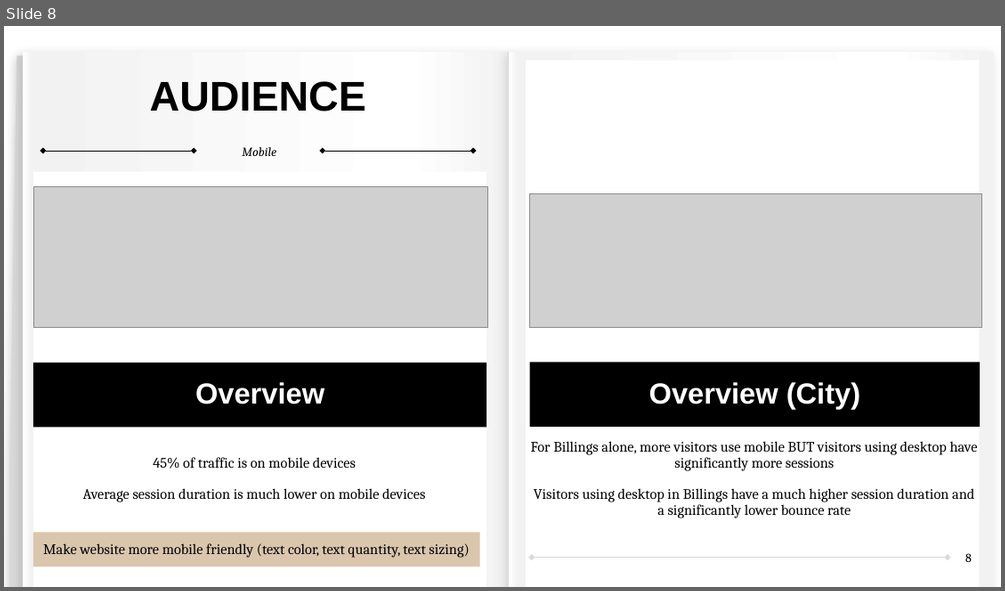
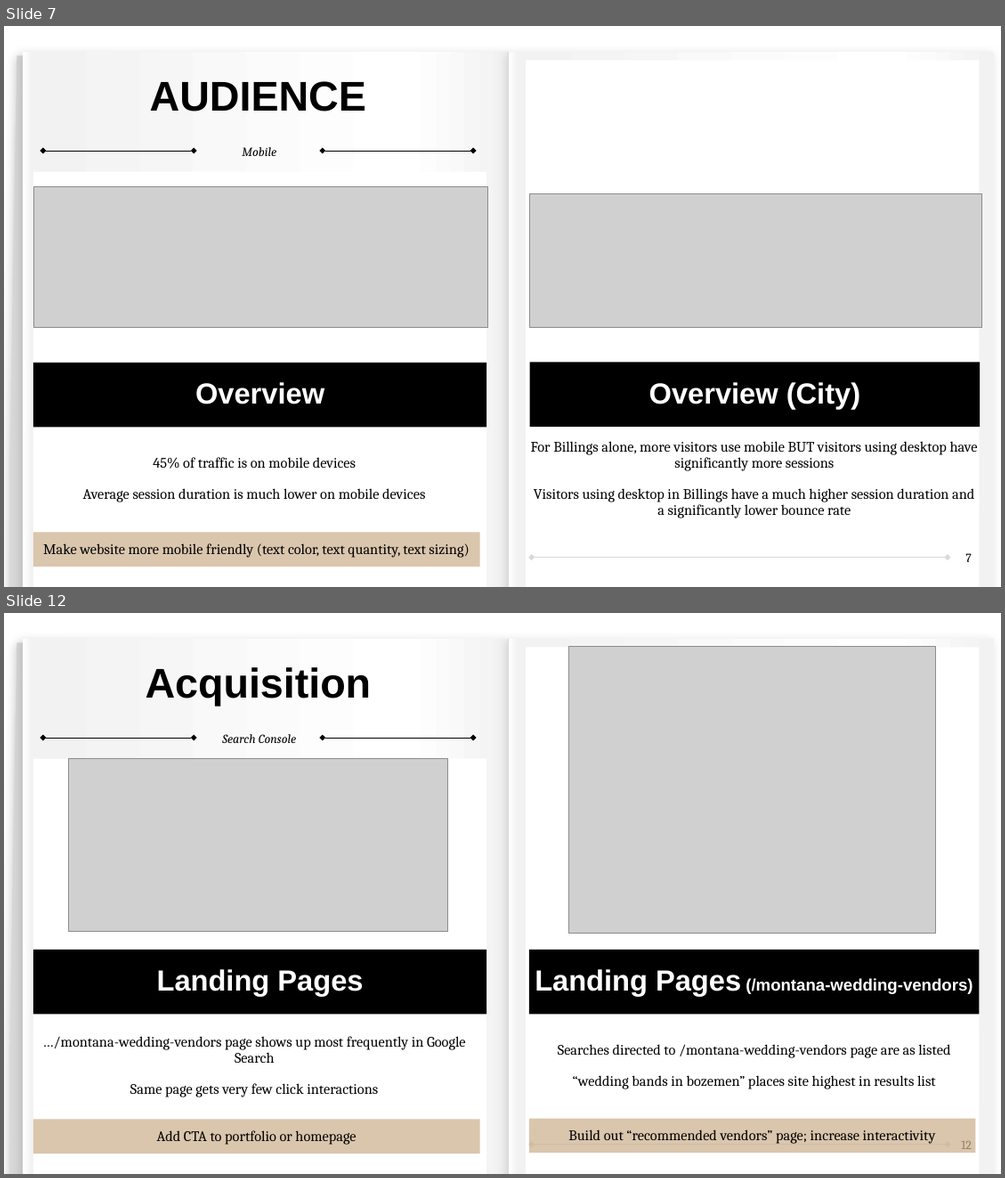
Before and after one commit to sibineejokela/Google_Analytics, a slide deck: Google_Analytics_ZJPhotography.pptx. Shown one above the other, each under a label of ours: slide 8 before the commit, slides 7 and 12 after it; the slides between them are not shown. The pictures are 1005x591 and 1005x1178 pixels, drawn with LibreOffice and Linux fonts; fonts in the diff are those of the drawing; grey boxes stand for pictures. Boxes give left, top, right and bottom in pixels: in the first picture for what was removed or moved away, otherwise in the second. Text is boxed around its words. In the diff, an @@ line names an element or a change of style, - is before the commit and + after.

Commit message:
added first draft details for acquisition

```diff
--- a/Google_Analytics_ZJPhotography.pptx
+++ b/Google_Analytics_ZJPhotography.pptx
@@ slide 12 added at [4,613,1001,1174], background #FFFFFF; not listed: 11 template elements that a slide beside it also shows @@
@@ picture added at [569,646,936,933] @@
@@ text added at [146,667,372,706], 40 pt, text #000000, bold @@
+Acquisition
@@ text added at [222,734,296,743], 12 pt, text #000000, italic @@
+Search Console
@@ picture added at [69,759,447,932] @@
@@ text added at [33,949,486,1013], fill #000000, 28 pt, text #FFFFFF, bold @@
+Landing Pages
@@ text added at [529,949,979,1013], fill #000000, 16 pt, text #FFFFFF, bold @@
+Landing Pages (/montana-wedding-vendors)
@@ text added at [42,1036,466,1097], 14 pt, text #000000 @@
+…/montana-wedding-vendors page shows up most frequently in Google Search
+Same page gets very few click interactions
@@ text added at [558,1044,950,1089], 14 pt, text #000000 @@
+Searches directed to /montana-wedding-vendors page are as listed
+“wedding bands in bozemen” places site highest in results list
@@ text added at [33,1119,479,1153], fill #CDB18F at 73% opacity, 14 pt, text #000000 @@
+Add CTA to portfolio or homepage
@@ text added at [529,1119,975,1153], fill #CDB18F at 73% opacity, 14 pt, text #000000 @@
+Build out “recommended vendors” page; increase interactivity
@@ page number added at [961,1141,971,1149], 12 pt, text #000000 @@
+12
@@ what was slide 8 is now slide 7 @@
@@ page number at [965,553,971,562]: text changed @@
-8
+7
```
Also in this commit, not shown: 2 slides changed, 9 other slides added, 1 slide removed, 25 other files.
